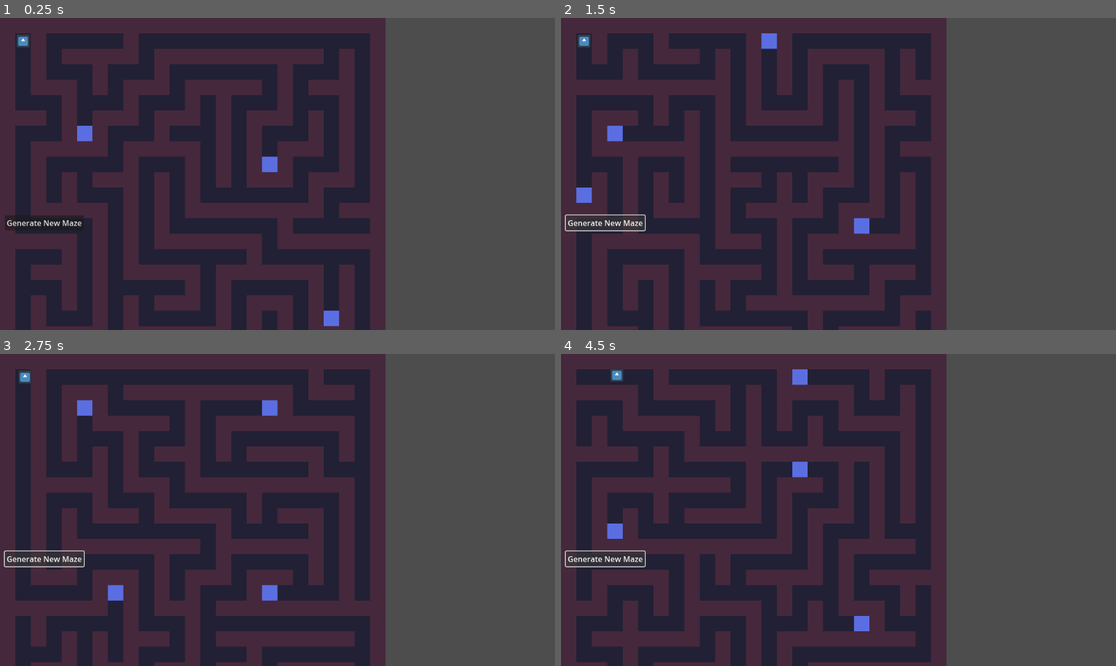
Above: before the commit, frames 1-4 (two rows, left to right).
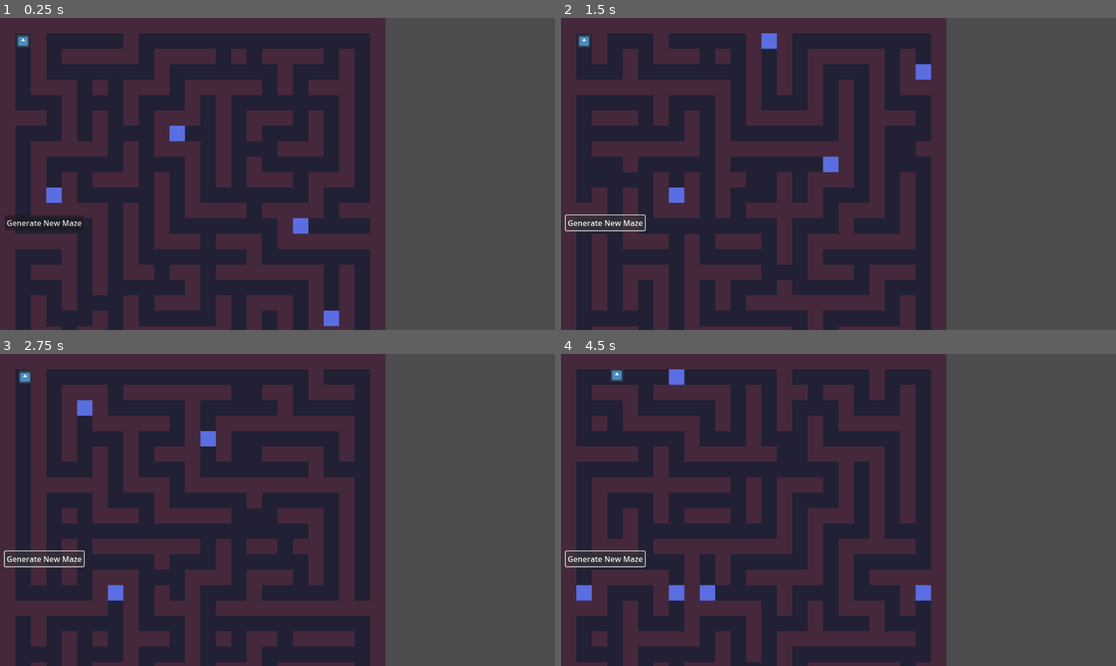
Above: after the commit, the same moments.

Repository: XpolioN2005/EchoSHADE
Game: Godot game, scene res://scenes/maze_test.tscn
The game is run twice, just before and just after one commit, with the same random seed, the same clock (stepped at 60 frames per second) and the same inputs. The project has no main scene, so this scene is started directly. The engine's default icon, where the game draws it, is replaced by a stand-in: a white triangle on a blue panel in a dark square.
Inputs:
- Up to frame 1 (0.25 s): no input
- Up to frame 2 (1.5 s): click "Generate New Maze" at 0.5 s; click "Generate New Maze" at 1.25 s
- Up to frame 3 (2.75 s): tap Enter at 2 s; hold Right (ui_right) from 2.03 s (still down)
- Up to frame 4 (4.5 s): tap Space at 2.75, 4.25 s; release Right (ui_right) at 2.78 s; hold Down (ui_down) 2.78-3.53 s; tap Enter at 3.5 s; hold Right (ui_right) 3.53-4.28 s; hold Up (ui_up) from 4.28 s (still down)

The runs differ from the first frame. In frame 1, 2.6% of the frame differs, in the area x 8-56%, y 9-100%; in frame 2, 2.6%; in frame 3, 2.3%; in frame 4, 2.7%, in the area x 2-67%, y 4-100%.

Commit message:
feat: Add maze loop generation

Diff:
--- a/utils/maze.gd
+++ b/utils/maze.gd
@@ -1,6 +1,3 @@
-# MAZE.gd
-
-
 extends Node2D
 
 @onready var tilemap: TileMapLayer = $TileMapLayer
@@ -11,6 +8,10 @@
 @export var CELL_SIZE := 1  # tile size in tiles, not pixels
 @export var SEED := 0
 @export var MIRROR_PERCENT := 0.3
+
+# loop settings
+@export var LOOP_PERCENT := 0.025  # fraction of cells to consider for extra openings (0.0 - 1.0)
+@export var LOOP_COUNT := 0      # if >0, overrides LOOP_PERCENT and uses this exact count
 
 # Internal data
 var maze = []        # 2D grid of 0 = path, 1 = wall
@@ -29,6 +30,7 @@
 	setup_ui()
 	initialize_maze()
 	generate_maze_iterative()
+	add_loops()
 	place_mirrors()
 	apply_to_tilemap()
 
@@ -78,6 +80,45 @@
 		else:
 			stack.pop_back()
 
+func add_loops():
+	# Build candidate list: wall cells that sit between two path tiles (vertical or horizontal)
+	var candidates: Array = []
+	for y in range(1, ROWS - 1):
+		for x in range(1, COLS - 1):
+			if maze[y][x] == 1:
+				# check vertical neighbors (path above & below)
+				if maze[y - 1][x] == 0 and maze[y + 1][x] == 0:
+					candidates.append(Vector2i(x, y))
+					continue
+				# check horizontal neighbors (path left & right)
+				if maze[y][x - 1] == 0 and maze[y][x + 1] == 0:
+					candidates.append(Vector2i(x, y))
+					continue
+
+	var total_candidates = candidates.size()
+	if total_candidates == 0:
+		return
+
+	# compute target count (GDScript-friendly)
+	var target: int
+	if LOOP_COUNT > 0:
+		target = min(LOOP_COUNT, total_candidates)
+	else:
+		target = int(clamp(float(ROWS * COLS) * LOOP_PERCENT, 0.0, float(total_candidates)))
+
+	target = int(clamp(target, 0, total_candidates))
+
+	# shuffle candidates using rng
+	for i in range(total_candidates - 1, 0, -1):
+		var j = rng.randi_range(0, i)
+		var tmp = candidates[i]
+		candidates[i] = candidates[j]
+		candidates[j] = tmp
+
+	# open selected walls to create loops
+	for i in range(target):
+		var pos: Vector2i = candidates[i]
+		maze[pos.y][pos.x] = 0
 
 func place_mirrors(min_mirrors := 4):
 	mirrors.clear()
@@ -88,13 +129,14 @@
 		for x in range(1, COLS - 1):
 			if maze[y][x] == 0:
 				var open_count = 0
-				if maze[y-1][x] == 0: open_count += 1
-				if maze[y+1][x] == 0: open_count += 1
-				if maze[y][x-1] == 0: open_count += 1
-				if maze[y][x+1] == 0: open_count += 1
+				if maze[y - 1][x] == 0: open_count += 1
+				if maze[y + 1][x] == 0: open_count += 1
+				if maze[y][x - 1] == 0: open_count += 1
+				if maze[y][x + 1] == 0: open_count += 1
 				if open_count == 1:
 					dead_ends.append(Vector2i(x, y))
 
+	# shuffle dead_ends with rng
 	for i in range(dead_ends.size() - 1, 0, -1):
 		var j = rng.randi_range(0, i)
 		var tmp = dead_ends[i]; dead_ends[i] = dead_ends[j]; dead_ends[j] = tmp
@@ -133,7 +175,6 @@
 					mirrors.append(Vector2i(x,y))
 					return
 
-
 func apply_to_tilemap():
 	tilemap.clear()
 	for y in range(ROWS):
@@ -148,5 +189,6 @@
 func _on_generate_button_pressed():
 	randomize_seed()
 	generate_maze_iterative()
+	add_loops()
 	place_mirrors(5)
 	apply_to_tilemap()
